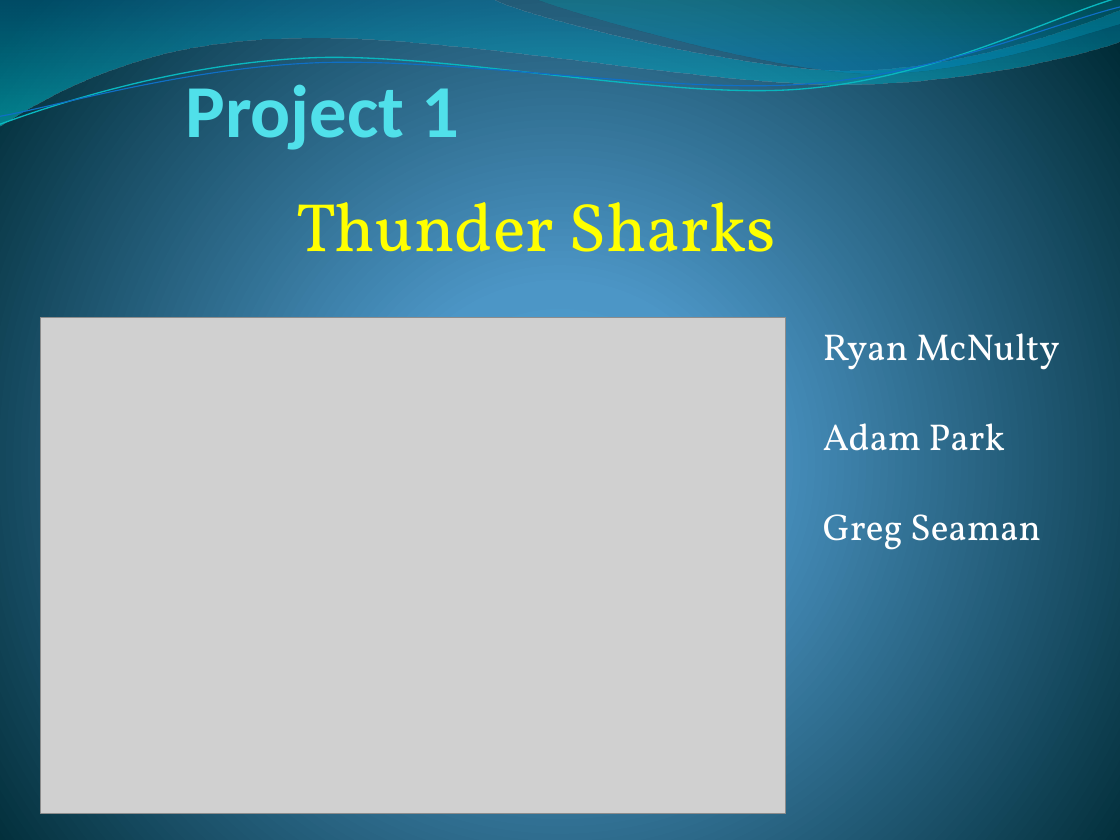
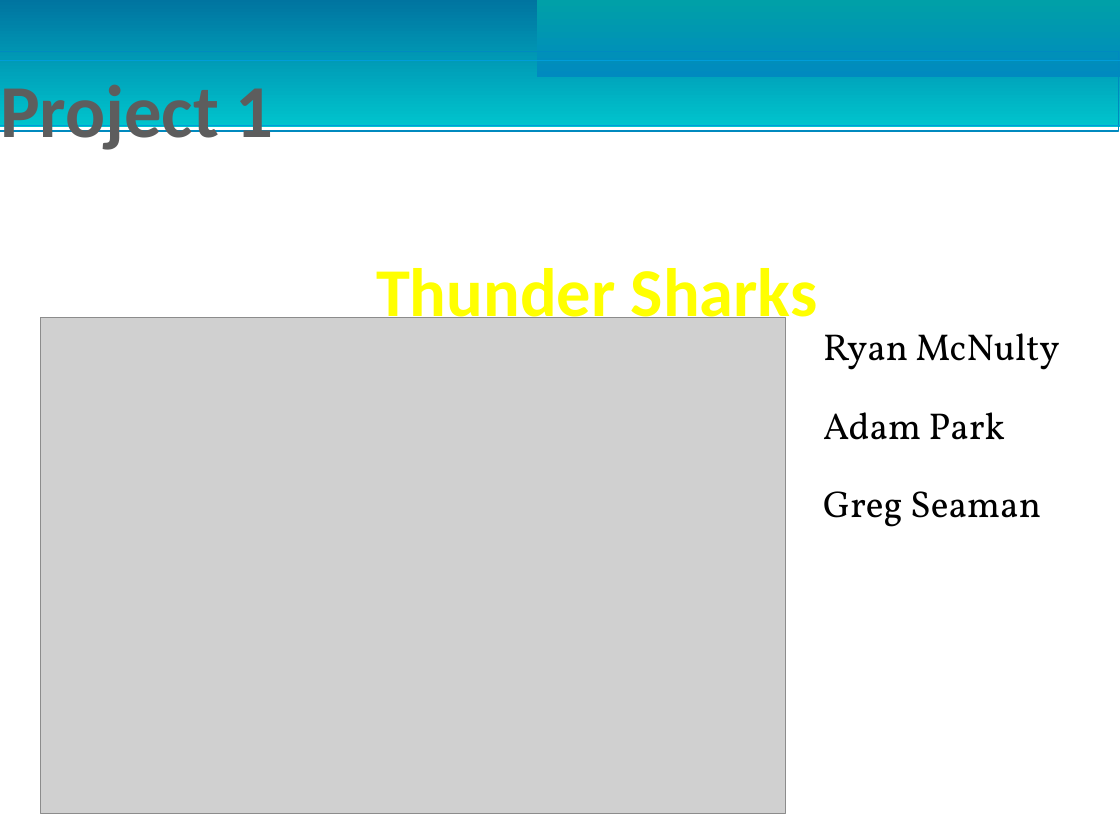
Before and after one commit to rmmcnulty9/robotics, a slide deck: slide 1 of project1_slides.pptx. Drawn at 1120x840 pixels with LibreOffice and Linux fonts; fonts in the diff are those of the drawing; grey boxes stand for pictures. Boxes give left, top, right and bottom in pixels: in the first picture for what was removed or moved away, otherwise in the second. Text is boxed around its words. In the diff, an @@ line names an element or a change of style, - is before the commit and + after.

```diff
--- a/project1_slides.pptx
+++ b/project1_slides.pptx
@@ background gradient #4AA0D6 to #4C98C7 to #002C38 to #FFFFFF @@
@@ freeform shape removed at bbox=[0, 0, 1120, 127] @@
@@ freeform shape removed at bbox=[0, 0, 1120, 131] @@
@@ freeform shape removed at bbox=[0, 7, 1120, 125] @@
@@ rectangle added at bbox=[0, 0, 1120, 127], fill gradient #0074A0 to #00C4CD @@
@@ freeform shape removed at bbox=[536, 0, 1120, 77] @@
@@ rectangle added at bbox=[536, 0, 1120, 77], fill gradient #00A0A8 to #008ABF @@
@@ text "Project 1" at bbox=[0, 75, 274, 154]: text colour #51E0EA to #5D5D5D; alignment right to left @@
@@ rectangle added at bbox=[0, 52, 1119, 131], outline #008ABF 0.85 pt @@
@@ rectangle added at bbox=[0, 60, 1120, 125], outline #009DD9 0.74 pt @@
@@ text "Thunder Sharks": place and size @@
-text "Thunder Sharks" at bbox=[296, 202, 776, 252]
+text "Thunder Sharks" at bbox=[376, 268, 818, 333]
@@ text "Thunder Sharks" at bbox=[376, 268, 818, 333]: font Vollkorn to Calibri, bold on; less space between paragraphs; vertical alignment top to bottom @@
@@ text "Ryan McNulty" at bbox=[823, 333, 1060, 527]: text colour #FFFFFF to #000000 @@
```
Also in this commit, not shown: 5 other slides changed, 1 slide added, 3 other files.
